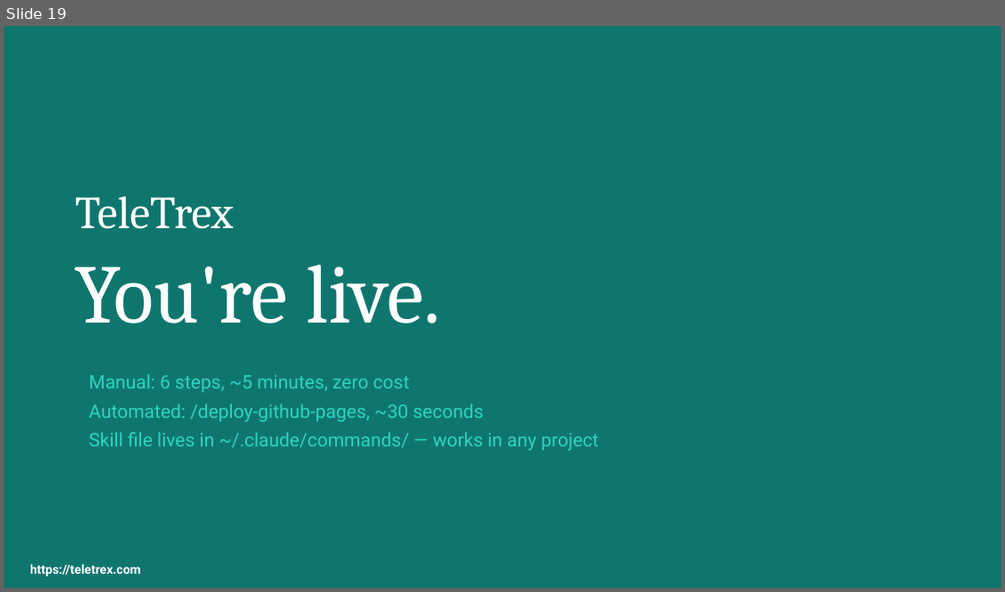
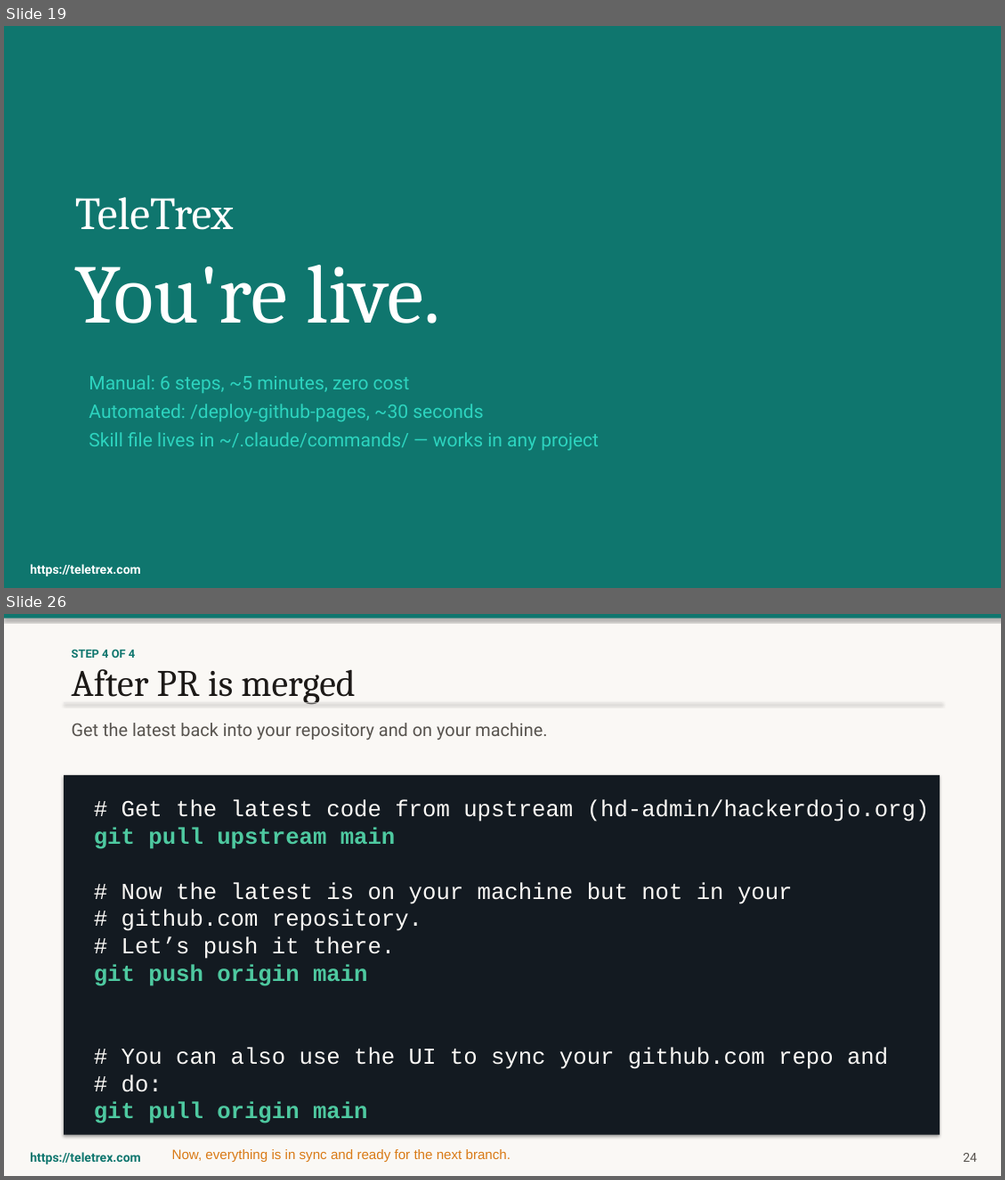
Before and after one commit to louisroehrs/github-pages-training, a slide deck: GitHub-Pages-Training.pptx. Shown one above the other, each under a label of ours: slide 19 before the commit, slides 19 and 26 after it; the slides between them are not shown. The pictures are 1005x592 and 1005x1180 pixels, drawn with LibreOffice and Linux fonts; fonts in the diff are those of the drawing. Boxes give left, top, right and bottom in pixels: in the first picture for what was removed or moved away, otherwise in the second. Text is boxed around its words. In the diff, an @@ line names an element or a change of style, - is before the commit and + after.

```diff
--- a/GitHub-Pages-Training.pptx
+++ b/GitHub-Pages-Training.pptx
@@ slide 26 added at <box>4,614,1001,1176</box>, background #FFFFFF @@
@@ rectangle added at <box>4,614,1001,1176</box>, fill #FAF8F5 @@
@@ rectangle added at <box>4,614,1001,618</box>, fill #0F766E @@
@@ text added at <box>72,649,135,658</box>, 11 pt, text #0F766E, bold @@
+STEP 4 OF 4
@@ text added at <box>72,669,355,705</box>, 36 pt, text #1C1917 @@
+After PR is merged
@@ rectangle added at <box>64,702,942,703</box>, fill #E7E5E4 @@
@@ text added at <box>72,723,547,739</box>, 17 pt, text #57534E @@
+Get the latest back into your repository and on your machine.
@@ rectangle added at <box>64,775,939,1134</box>, fill #131A21 @@
@@ text added at <box>94,799,930,1123</box>, 22 pt, text #FAF8F5 @@
+# Get the latest code from upstream (hd-admin/hackerdojo.org)
+git pull upstream main
+# Now the latest is on your machine but not in your
+# github.com repository.
+# Let’s push it there.
+git push origin main
+# You can also use the UI to sync your github.com repo and
+# do:
+git pull origin main
@@ text added at <box>30,1152,140,1164</box>, 12 pt, text #0F766E, bold @@
+https://teletrex.com
@@ text added at <box>172,1149,511,1161</box>, 13 pt, text #D97A16 @@
+Now, everything is in sync and ready for the next branch.
@@ text added at <box>963,1152,977,1161</box>, 12 pt, text #57534E @@
+24
```
Also in this commit, not shown: 8 slides changed, 1 other slide added, 3 other files.
